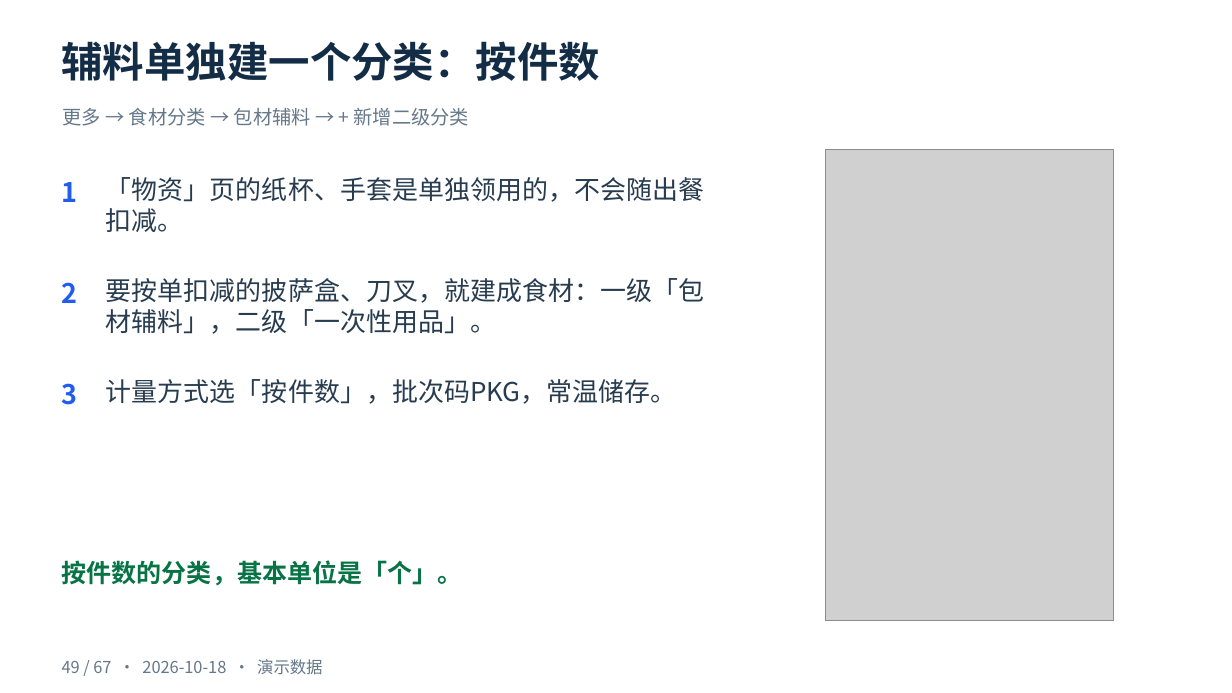
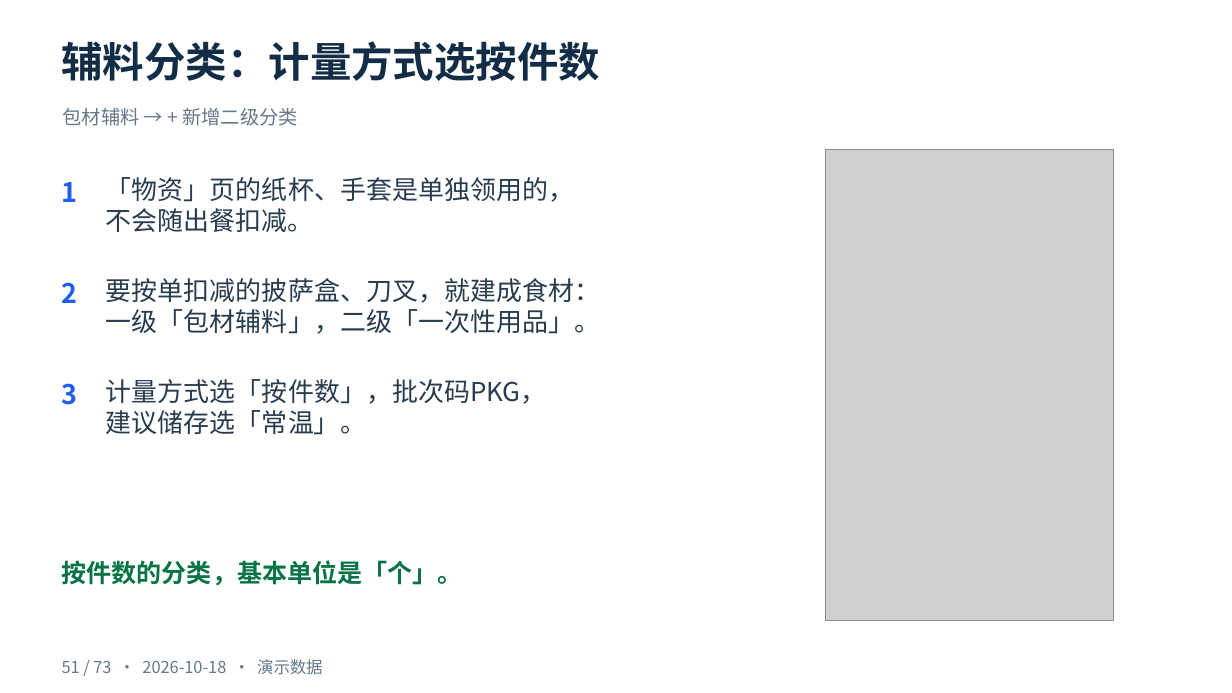
Before and after one commit to cangjie/snowmeet_ai_doc, a slide deck: slide 51 of docs/fnb/training/食材管理-v4-从零上手到出餐扣减-2026-10-18.pptx (slide 49 before the commit). Drawn at 1232x693 pixels with LibreOffice and Linux fonts; fonts in the diff are those of the drawing; grey boxes stand for pictures. Boxes give left, top, right and bottom in pixels: in the first picture for what was removed or moved away, otherwise in the second. Text is boxed around its words. In the diff, an @@ line names an element or a change of style, - is before the commit and + after.

```diff
--- a/docs/fnb/training/食材管理-v4-从零上手到出餐扣减-2026-10-18.pptx
+++ b/docs/fnb/training/食材管理-v4-从零上手到出餐扣减-2026-10-18.pptx
@@ text at box(62, 41, 601, 81): text changed @@
-辅料单独建一个分类：按件数
+辅料分类：计量方式选按件数
@@ text at box(63, 108, 297, 126): text changed @@
-更多 → 食材分类 → 包材辅料 → + 新增二级分类
+包材辅料 → + 新增二级分类
@@ text at box(106, 177, 574, 232): text changed @@
-「物资」页的纸杯、手套是单独领用的，不会随出餐扣减。
+「物资」页的纸杯、手套是单独领用的，
+不会随出餐扣减。
@@ text at box(106, 278, 600, 334): text changed @@
-要按单扣减的披萨盒、刀叉，就建成食材：一级「包材辅料」，二级「一次性用品」。
+要按单扣减的披萨盒、刀叉，就建成食材：
+一级「包材辅料」，二级「一次性用品」。
@@ text at box(106, 379, 547, 435): text changed @@
-计量方式选「按件数」，批次码PKG，常温储存。
+计量方式选「按件数」，批次码PKG，
+建议储存选「常温」。
@@ text at box(62, 659, 322, 675): text changed @@
-49 / 67 · 2026-10-18 · 演示数据
+51 / 73 · 2026-10-18 · 演示数据
```
Also in this commit, not shown: 66 other slides changed, 6 slides added, 3 other files.
